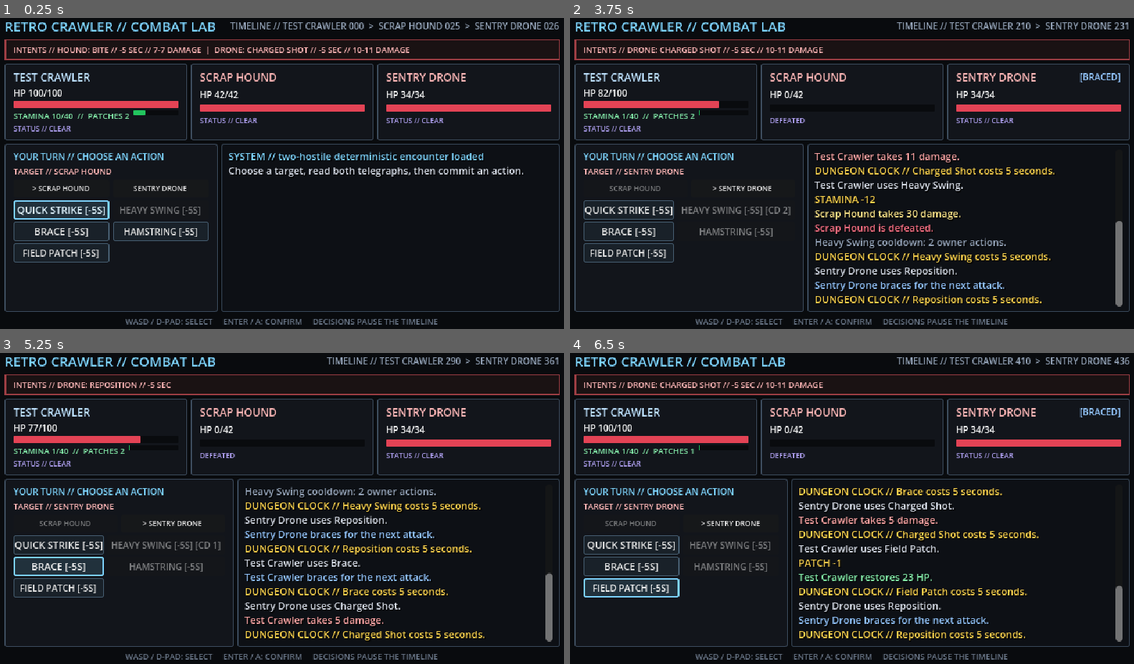
Above: before the commit, frames 1-4 (two rows, left to right).
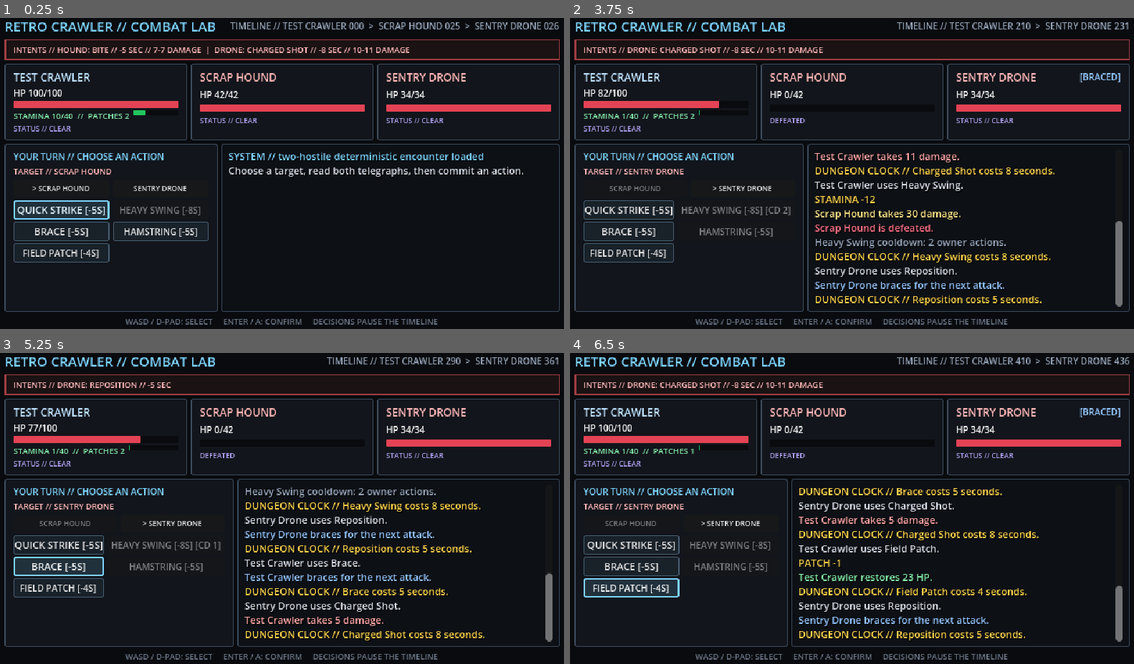
Above: after the commit, the same moments.

Repository: mtmann213/retro-crawler
Game: Godot game, scene res://debug/encounter_lab.tscn
Same seed, same stepped clock (60 frames per second), same inputs: the game is played once before the commit and once after it. This scene is started directly instead of the project's main scene.
Inputs:
- Up to frame 1 (0.25 s): no input
- Up to frame 2 (3.75 s): click "> SCRAP HOUND" at 0.5 s; click "SENTRY DRONE" at 1.25 s; click "SCRAP HOUND" at 2 s; click "QUICK STRIKE [-5S]" at 2.75 s; click "HEAVY SWING [-5S]" (after the commit: "HEAVY SWING [-8S]") at 3.5 s
- Up to frame 3 (5.25 s): click "> SENTRY DRONE" at 4.25 s; click "BRACE [-5S]" at 5 s
- Up to frame 4 (6.5 s): click "FIELD PATCH [-5S]" (after the commit: "FIELD PATCH [-4S]") at 5.75 s

The runs differ from the first frame. In frame 1, less than 0.1% of the frame differs, in the area x 15-58%, y 9-77%; in frame 2, less than 0.1%; in frame 3, less than 0.1%; in frame 4, less than 0.1%, in the area x 15-76%, y 9-78%.

Commit message:
Address Milestone 4 review findings

Diff:
--- a/rules/combat/prototype_encounter.gd
+++ b/rules/combat/prototype_encounter.gd
@@ -90,6 +90,7 @@
 	)
 	heavy_swing.stamina_cost = 12
 	heavy_swing.cooldown_turns = 2
+	heavy_swing.dungeon_time_cost = 8
 
 	var brace := _skill(
 		&"brace", "Brace", "Halves incoming damage until your next turn.",
@@ -111,6 +112,7 @@
 	)
 	field_patch.charge_resource_id = &"field_patch_charges"
 	field_patch.charge_cost = 1
+	field_patch.dungeon_time_cost = 4
 
 	var scrap_bite := _skill(
 		&"scrap_bite", "Bite", "A quick mechanical bite.",
@@ -126,6 +128,7 @@
 		SkillDefinition.ActionKind.STRIKE, SkillDefinition.TargetRule.SINGLE_ENEMY, 130,
 		[_damage(9, 1.1)],
 	)
+	charged_shot.dungeon_time_cost = 8
 	var reposition := _skill(
 		&"drone_reposition", "Reposition", "The drone braces and adjusts its aim.",
 		SkillDefinition.ActionKind.BRACE, SkillDefinition.TargetRule.SELF, 75, [],
@@ -135,11 +138,13 @@
 		SkillDefinition.ActionKind.STRIKE, SkillDefinition.TargetRule.SINGLE_ENEMY, 140,
 		[_damage(12, 1.2), _apply_status(&"exposed")],
 	)
+	crush.dungeon_time_cost = 8
 	var slam := _skill(
 		&"brute_slam", "Slam", "A heavy but reliable strike.",
 		SkillDefinition.ActionKind.STRIKE, SkillDefinition.TargetRule.SINGLE_ENEMY, 110,
 		[_damage(8, 1.0)],
 	)
+	slam.dungeon_time_cost = 8
 
 	var definitions: Array[SkillDefinition] = [
 		quick_strike, heavy_swing, brace, hamstring, field_patch,
--- a/scenes/combat/combat_screen.gd
+++ b/scenes/combat/combat_screen.gd
@@ -46,10 +46,13 @@
 var reward_session := RewardSession.new()
 var encounter_id: StringName = PrototypeEncounter.TWO_ENEMY_ENCOUNTER_ID
 var continue_starts_encounter: bool = true
+var carried_player_state: Dictionary = {}
+var dungeon_thresholds: Dictionary[int, bool] = {}
 var encounter_faulted: bool = false
 var selected_target_id: int = FIRST_ENEMY_ID
 var rewards_granted: bool = false
 var completed_encounters: int = 0
+var _applied_dungeon_thresholds: Dictionary[int, bool] = {}
 
 
 func _ready() -> void:
@@ -88,14 +91,19 @@
 	selected_target_id = FIRST_ENEMY_ID
 	encounter_faulted = false
 	rewards_granted = false
+	_applied_dungeon_thresholds.clear()
 	EquipmentRules.apply_equipped_items(
 		reward_session.inventory,
 		simulation.get_combatant(PLAYER_ID),
 		reward_session.item_catalog,
 	)
+	apply_player_run_snapshot(simulation.get_combatant(PLAYER_ID), carried_player_state)
 	combat_log.clear_entries()
 	combat_log.append_entry("SYSTEM // two-hostile deterministic encounter loaded", Color("7dd3fc"))
 	combat_log.append_entry("Choose a target, read both telegraphs, then commit an action.")
+	for threshold: int in [360, 180, 60]:
+		if dungeon_thresholds.get(threshold, false):
+			activate_dungeon_threshold(threshold)
 	restart_button.visible = false
 	rewards_button.visible = false
 	_present_events(simulation.prepare_next_turn())
@@ -113,6 +121,59 @@
 func set_dungeon_clock_remaining(remaining_seconds: int) -> void:
 	dungeon_clock_label.visible = true
 	dungeon_clock_label.text = "FLOOR %02d:%02d" % [remaining_seconds / 60, remaining_seconds % 60]
+
+
+func get_player_run_snapshot() -> Dictionary:
+	return create_player_run_snapshot(simulation.get_combatant(PLAYER_ID))
+
+
+static func create_player_run_snapshot(player: CombatantState) -> Dictionary:
+	if player == null:
+		return {}
+	var resource_snapshot := {}
+	for resource_id: StringName in player.resources:
+		resource_snapshot[String(resource_id)] = player.get_resource(resource_id)
+	return {
+		"current_hp": player.current_hp,
+		"resources": resource_snapshot,
+	}
+
+
+static func apply_player_run_snapshot(player: CombatantState, snapshot: Dictionary) -> void:
+	if player == null or snapshot.is_empty():
+		return
+	player.current_hp = clampi(int(snapshot.get("current_hp", player.current_hp)), 1, player.max_hp)
+	var resources: Dictionary = snapshot.get("resources", {})
+	for resource_id: StringName in player.resources:
+		var key := String(resource_id)
+		if resources.has(key):
+			player.resources[resource_id] = clampi(
+				int(resources[key]), 0, player.get_max_resource(resource_id),
+			)
+
+
+func activate_dungeon_threshold(threshold_seconds: int) -> void:
+	if simulation == null or _applied_dungeon_thresholds.get(threshold_seconds, false):
+		return
+	var player := simulation.get_combatant(PLAYER_ID)
+	match threshold_seconds:
+		360:
+			var reduced_stamina := maxi(0, player.get_max_resource(&"stamina") - 5)
+			player.set_resource(&"stamina", player.get_resource(&"stamina"), reduced_stamina)
+			combat_log.append_entry("POWER INSTABILITY // maximum stamina reduced by 5.", Color("fcd34d"))
+		180:
+			for enemy: CombatantState in simulation.combatants:
+				if enemy.team == CombatantState.Team.ENEMY:
+					enemy.power += 2
+					enemy.defense += 1
+			combat_log.append_entry("HOSTILE MODIFIERS // enemy Power +2 and Defense +1.", Color("fb7185"))
+		60:
+			player.speed = maxi(1, player.speed - 2)
+			combat_log.append_entry("ENVIRONMENTAL FAILURE // player Speed reduced by 2.", Color("fb7185"))
+		_:
+			return
+	_applied_dungeon_thresholds[threshold_seconds] = true
+	dungeon_thresholds[threshold_seconds] = true
 
 
 func _on_inventory_item_used(seconds: int, description: String) -> void:
--- a/scenes/dungeon/dungeon_screen.gd
+++ b/scenes/dungeon/dungeon_screen.gd
@@ -21,6 +21,7 @@
 
 var floor_state := FloorState.new(FLOOR)
 var reward_session := RewardSession.new()
+var player_run_state: Dictionary = {}
 var active_combat: CombatScreen
 
 
@@ -120,11 +121,13 @@
 func _open_inventory() -> void:
 	var player := PrototypeEncounter.create_simulation().get_combatant(1)
 	EquipmentRules.apply_equipped_items(reward_session.inventory, player, reward_session.item_catalog)
+	CombatScreen.apply_player_run_snapshot(player, player_run_state)
 	inventory_screen.present(reward_session, player, [], "RETURN TO DUNGEON")
 	_append_log("INVENTORY OPENED // 0 sec")
 
 
 func _spend_inventory_time(seconds: int, description: String) -> void:
+	player_run_state = CombatScreen.create_player_run_snapshot(inventory_screen.player)
 	_present_clock_events(FloorClockRules.spend_time(
 		floor_state, seconds, description, FLOOR.threshold_seconds,
 	))
@@ -139,6 +142,8 @@
 	active_combat.reward_session = reward_session
 	active_combat.encounter_id = encounter_id
 	active_combat.continue_starts_encounter = false
+	active_combat.carried_player_state = player_run_state.duplicate(true)
+	active_combat.dungeon_thresholds = floor_state.triggered_thresholds.duplicate()
 	active_combat.dungeon_time_spent.connect(_spend_combat_time)
 	active_combat.dungeon_return_requested.connect(_return_from_combat)
 	combat_host.add_child(active_combat)
@@ -168,6 +173,7 @@
 
 func _return_from_combat() -> void:
 	floor_state.get_room_state(floor_state.current_room_id).encounter_completed = true
+	player_run_state = active_combat.get_player_run_snapshot()
 	active_combat.queue_free()
 	active_combat = null
 	exploration_view.visible = true
@@ -182,6 +188,8 @@
 				_append_log("%s // -%d sec // %d remaining" % [event.description, event.seconds, event.remaining_seconds])
 			FloorClockEvent.EventType.THRESHOLD_REACHED:
 				_append_log("CLOCK WARNING // %d-second threshold" % event.threshold_seconds)
+				if active_combat != null and event.threshold_seconds > 0:
+					active_combat.activate_dungeon_threshold(event.threshold_seconds)
 			FloorClockEvent.EventType.DEADLINE_REACHED:
 				_append_log("FLOOR FAILURE // emergency extraction required")
 	if is_node_ready():
--- a/tests/integration/test_dungeon_screen.gd
+++ b/tests/integration/test_dungeon_screen.gd
@@ -27,12 +27,17 @@
 func test_using_inventory_consumable_spends_its_advertised_time() -> void:
 	var screen := await _spawn_screen()
 	FloorClockRules.start_clock(screen.floor_state)
+	screen.player_run_state = {
+		"current_hp": 50,
+		"resources": {"stamina": 7, "field_patch_charges": 1},
+	}
 	var patch := screen.reward_session.get_item(&"item_field_patch")
 	InventoryRules.add_item(screen.reward_session.inventory, patch, 1)
 	(screen.get_node("%InventoryButton") as Button).pressed.emit()
 	var inventory := screen.get_node("%InventoryScreen") as InventoryScreen
 	(inventory.get_node("%UseItemButton") as Button).pressed.emit()
 	assert_eq(screen.floor_state.remaining_seconds, 716)
+	assert_eq(int(screen.player_run_state["current_hp"]), 80)
 	assert_string_contains((screen.get_node("%EventLog") as RichTextLabel).get_parsed_text(), "ITEM // Field Patch // -4 sec")
 
 
@@ -67,6 +72,49 @@
 	assert_eq(screen.floor_state.current_room_id, &"room_broken_junction")
 	assert_true(screen.floor_state.get_room_state(&"room_broken_junction").encounter_completed)
 	assert_true((screen.get_node("%ExplorationView") as Control).visible)
+
+
+func test_player_health_and_resources_persist_into_the_next_room_encounter() -> void:
+	var screen := await _spawn_screen()
+	screen._move_to_room(&"room_broken_junction")
+	var first_combat := screen.active_combat
+	first_combat.simulation.get_combatant(2).current_hp = 1
+	first_combat.simulation.get_combatant(3).apply_damage(first_combat.simulation.get_combatant(3).max_hp)
+	(first_combat.get_node("%StrikeButton") as Button).pressed.emit()
+	var player := first_combat.simulation.get_combatant(1)
+	player.current_hp = 47
+	player.resources[&"stamina"] = 7
+	player.resources[&"field_patch_charges"] = 1
+	(first_combat.get_node("%RewardsButton") as Button).pressed.emit()
+	var rewards := first_combat.get_node("%InventoryScreen") as InventoryScreen
+	(rewards.get_node("%ContinueButton") as Button).pressed.emit()
+	await get_tree().process_frame
+
+	screen._move_to_room(&"room_processing_hall")
+	var next_player := screen.active_combat.simulation.get_combatant(1)
+	assert_eq(next_player.current_hp, 47)
+	assert_eq(next_player.get_resource(&"stamina"), 7)
+	assert_eq(next_player.get_resource(&"field_patch_charges"), 1)
+
+
+func test_clock_thresholds_apply_real_idempotent_combat_modifiers() -> void:
+	var screen := await _spawn_screen()
+	screen.floor_state.triggered_thresholds = {360: true, 180: true, 60: true}
+	screen._start_combat(PrototypeEncounter.TWO_ENEMY_ENCOUNTER_ID)
+	var combat := screen.active_combat
+	var player := combat.simulation.get_combatant(1)
+	var hound := combat.simulation.get_combatant(2)
+	assert_eq(player.get_max_resource(&"stamina"), 35)
+	assert_eq(player.speed, 8)
+	assert_eq(hound.power, 12)
+	assert_eq(hound.defense, 5)
+	combat.activate_dungeon_threshold(180)
+	assert_eq(hound.power, 12)
+	assert_eq(hound.defense, 5)
+	var log_text := (combat.get_node("%CombatLog") as CombatLog).entries.get_parsed_text()
+	assert_string_contains(log_text, "POWER INSTABILITY")
+	assert_string_contains(log_text, "HOSTILE MODIFIERS")
+	assert_string_contains(log_text, "ENVIRONMENTAL FAILURE")
 
 
 func test_deadline_reached_during_combat_aborts_to_extraction_state() -> void:
--- a/tests/rules/test_floor_clock.gd
+++ b/tests/rules/test_floor_clock.gd
@@ -13,6 +13,17 @@
 		expected -= cost
 		assert_eq(state.remaining_seconds, expected)
 		assert_eq(events[0].seconds, cost)
+
+
+func test_prototype_skills_use_authored_dungeon_time_costs() -> void:
+	var simulation := PrototypeEncounter.create_simulation(
+		PrototypeEncounter.DEFAULT_SEED,
+		PrototypeEncounter.TWO_ENEMY_ENCOUNTER_ID,
+	)
+	assert_eq(simulation.get_skill(&"quick_strike").dungeon_time_cost, 5)
+	assert_eq(simulation.get_skill(&"heavy_swing").dungeon_time_cost, 8)
+	assert_eq(simulation.get_skill(&"field_patch").dungeon_time_cost, 4)
+	assert_eq(simulation.get_skill(&"drone_charged_shot").dungeon_time_cost, 8)
 
 
 func test_menus_and_paused_safe_room_deduct_no_time() -> void:
